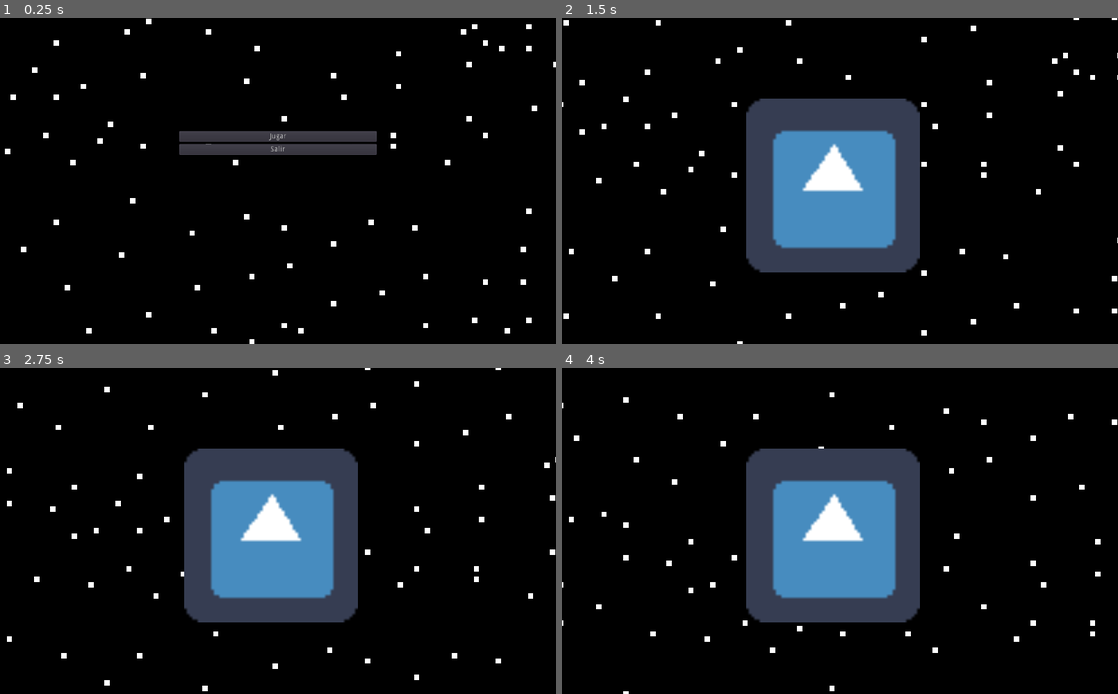
Above: before the commit, frames 1-4 (two rows, left to right).
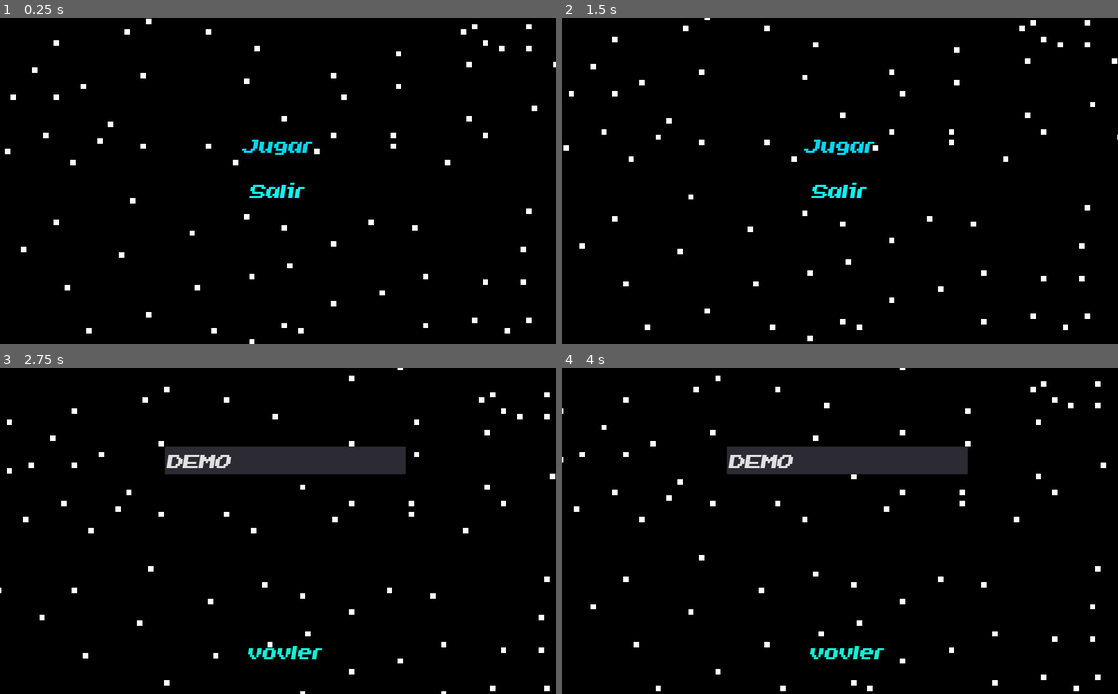
Above: after the commit, the same moments.

Repository: Panchober27/ninjaKat
Game: Godot game, scene res://scenes/MainMenu.tscn
The game is run twice, just before and just after one commit, with the same random seed, the same clock (stepped at 60 frames per second) and the same inputs. The project has no main scene, so this scene is started directly. The engine's default icon, where the game draws it, is replaced by a stand-in: a white triangle on a blue panel in a dark square.
Inputs (mouse positions are in pixels of both pictures, inside the frame that each line leads up to):
- Up to frame 1 (0.25 s): no input
- Up to frame 2 (1.5 s): click "Jugar" at 0.5 s; click (845, 301) at 1.25 s, where only the run after the commit has a clickable "vovler"
- Up to frame 3 (2.75 s): click (278, 495) at 2 s, where only the run after the commit has a clickable "Jugar"
- Up to frame 4 (4 s): click (845, 651) at 2.75 s, where only the run after the commit has a clickable "vovler"; click (840, 495) at 3.5 s, where only the run after the commit has a clickable "Jugar"

The runs differ from the first frame. In frame 1, 2.6% of the frame differs, in the area x 32-68%, y 34-56%; in frame 2, 18%; in frame 3, 20%, in the area x 0-100%, y 0-100%; in frame 4, 20%.

Commit message:
music, sprites

Diff:
--- a/scenes/MainMenu.tscn
+++ b/scenes/MainMenu.tscn
@@ -1,7 +1,9 @@
-[gd_scene load_steps=3 format=2]
+[gd_scene load_steps=5 format=2]
 
 [ext_resource path="res://scenes/ParallaxBackground.tscn" type="PackedScene" id=1]
 [ext_resource path="res://scripts/MainMenu.gd" type="Script" id=2]
+[ext_resource path="res://themes/new_theme.tres" type="Theme" id=3]
+[ext_resource path="res://utils/music/mainMenuSong.ogg" type="AudioStream" id=4]
 
 [node name="Control" type="Control"]
 anchor_right = 1.0
@@ -24,23 +26,39 @@
 [node name="vboxButtons" type="VBoxContainer" parent="vboxMenu"]
 margin_top = 4.0
 margin_right = 364.0
-margin_bottom = 48.0
+margin_bottom = 133.0
+custom_constants/separation = 35
 alignment = 1
 
 [node name="btnPlay" type="Button" parent="vboxMenu/vboxButtons"]
-margin_right = 364.0
-margin_bottom = 20.0
+margin_left = 111.0
+margin_right = 253.0
+margin_bottom = 47.0
+size_flags_horizontal = 4
+theme = ExtResource( 3 )
+custom_colors/font_color = Color( 0.0352941, 0.835294, 0.941176, 1 )
 custom_colors/font_color_hover = Color( 0.0156863, 0.988235, 0.101961, 1 )
 text = "Jugar"
+flat = true
 
 [node name="btnExit" type="Button" parent="vboxMenu/vboxButtons"]
-margin_top = 24.0
-margin_right = 364.0
-margin_bottom = 44.0
+margin_left = 125.0
+margin_top = 82.0
+margin_right = 238.0
+margin_bottom = 129.0
+size_flags_horizontal = 4
+theme = ExtResource( 3 )
+custom_colors/font_color = Color( 0.0509804, 0.952941, 0.937255, 1 )
 custom_colors/font_color_hover = Color( 0.996078, 0.0156863, 0.0156863, 1 )
 text = "Salir"
+flat = true
 
 [node name="ParallaxBackground" parent="." instance=ExtResource( 1 )]
 
+[node name="AudioStreamPlayer" type="AudioStreamPlayer" parent="."]
+stream = ExtResource( 4 )
+volume_db = -2.0
+autoplay = true
+
 [connection signal="pressed" from="vboxMenu/vboxButtons/btnPlay" to="." method="_on_btnPlay_pressed"]
 [connection signal="pressed" from="vboxMenu/vboxButtons/btnExit" to="." method="_on_btnExit_pressed"]
--- a/scenes/Node2D.tscn
+++ /dev/null
@@ -1,13 +0,0 @@
-[gd_scene load_steps=3 format=2]
-
-[ext_resource path="res://icon.png" type="Texture" id=1]
-[ext_resource path="res://scenes/ParallaxBackground.tscn" type="PackedScene" id=2]
-
-[node name="Node2D" type="Node2D"]
-
-[node name="Sprite" type="Sprite" parent="."]
-position = Vector2( 499, 308 )
-scale = Vector2( 5, 5 )
-texture = ExtResource( 1 )
-
-[node name="ParallaxBackground" parent="." instance=ExtResource( 2 )]
--- /dev/null
+++ b/scenes/WorldMenu.tscn
@@ -0,0 +1,48 @@
+[gd_scene load_steps=5 format=2]
+
+[ext_resource path="res://scenes/ParallaxBackground.tscn" type="PackedScene" id=1]
+[ext_resource path="res://icon.png" type="Texture" id=2]
+[ext_resource path="res://themes/new_theme.tres" type="Theme" id=3]
+[ext_resource path="res://scripts/WorldMenu.gd" type="Script" id=4]
+
+[node name="Node2D" type="Node2D"]
+script = ExtResource( 4 )
+
+[node name="Sprite" type="Sprite" parent="."]
+visible = false
+position = Vector2( 861, 162 )
+scale = Vector2( 5, 5 )
+texture = ExtResource( 2 )
+
+[node name="VBoxContainer" type="VBoxContainer" parent="."]
+anchor_left = 0.5
+anchor_top = 0.5
+anchor_right = 0.5
+anchor_bottom = 0.5
+margin_left = 303.0
+margin_top = 144.0
+margin_right = 748.0
+margin_bottom = 509.0
+custom_constants/separation = 300
+
+[node name="LineEdit" type="LineEdit" parent="VBoxContainer"]
+margin_right = 445.0
+margin_bottom = 51.0
+theme = ExtResource( 3 )
+text = "DEMO"
+
+[node name="btnBack" type="Button" parent="VBoxContainer"]
+margin_left = 148.0
+margin_top = 351.0
+margin_right = 297.0
+margin_bottom = 398.0
+size_flags_horizontal = 4
+theme = ExtResource( 3 )
+custom_colors/font_color = Color( 0.0784314, 0.937255, 0.839216, 1 )
+custom_colors/font_color_hover = Color( 0.960784, 0.890196, 0.109804, 1 )
+text = "vovler"
+flat = true
+
+[node name="ParallaxBackground" parent="." instance=ExtResource( 1 )]
+
+[connection signal="pressed" from="VBoxContainer/btnBack" to="." method="_on_btnBack_pressed"]
--- a/scripts/MainMenu.gd
+++ b/scripts/MainMenu.gd
@@ -2,7 +2,7 @@
 
 # Funcion para cambiar de escna en base a presionar el boton!
 func _on_btnPlay_pressed():
-	get_tree().change_scene("res://scenes/Node2D.tscn")
+	get_tree().change_scene("res://scenes/WorldMenu.tscn")
 
 
 func _on_btnExit_pressed():
--- /dev/null
+++ b/scripts/WorldMenu.gd
@@ -0,0 +1,6 @@
+extends Node2D
+
+
+
+func _on_btnBack_pressed():
+	get_tree().change_scene("res://scenes/MainMenu.tscn")
--- /dev/null
+++ b/themes/new_theme.tres
@@ -0,0 +1,11 @@
+[gd_resource type="Theme" load_steps=3 format=2]
+
+[ext_resource path="res://fonts/INVASION2000.TTF" type="DynamicFontData" id=1]
+
+[sub_resource type="DynamicFont" id=1]
+size = 40
+use_mipmaps = true
+font_data = ExtResource( 1 )
+
+[resource]
+default_font = SubResource( 1 )
Binary file added: fonts/INVASION2000.TTF
Not shown, added: fonts/pizzadudedotdk.txt
Binary file added: sprites/cat/cat_a1.gif
Binary file added: sprites/cat/cat_a2.gif
Binary file added: sprites/cat/cat_a3.gif
Binary file added: sprites/cat/cat_a4.gif
Binary file added: sprites/cat/cat_a5.gif
Binary file added: sprites/cat/cat_a6.gif
Binary file added: sprites/cat/cat_a7.gif
Binary file added: sprites/cat/cat_a8.gif
Binary file added: sprites/cat/cat_a9.gif
Binary file added: sprites/cat/cat_die.gif
(and 17 more such lines)
